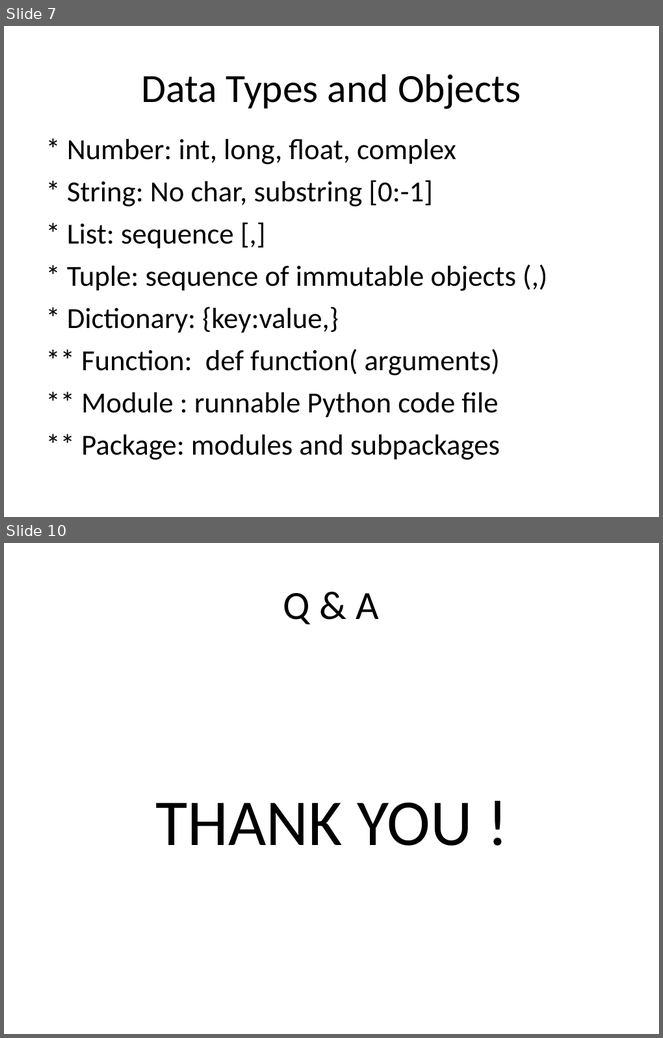
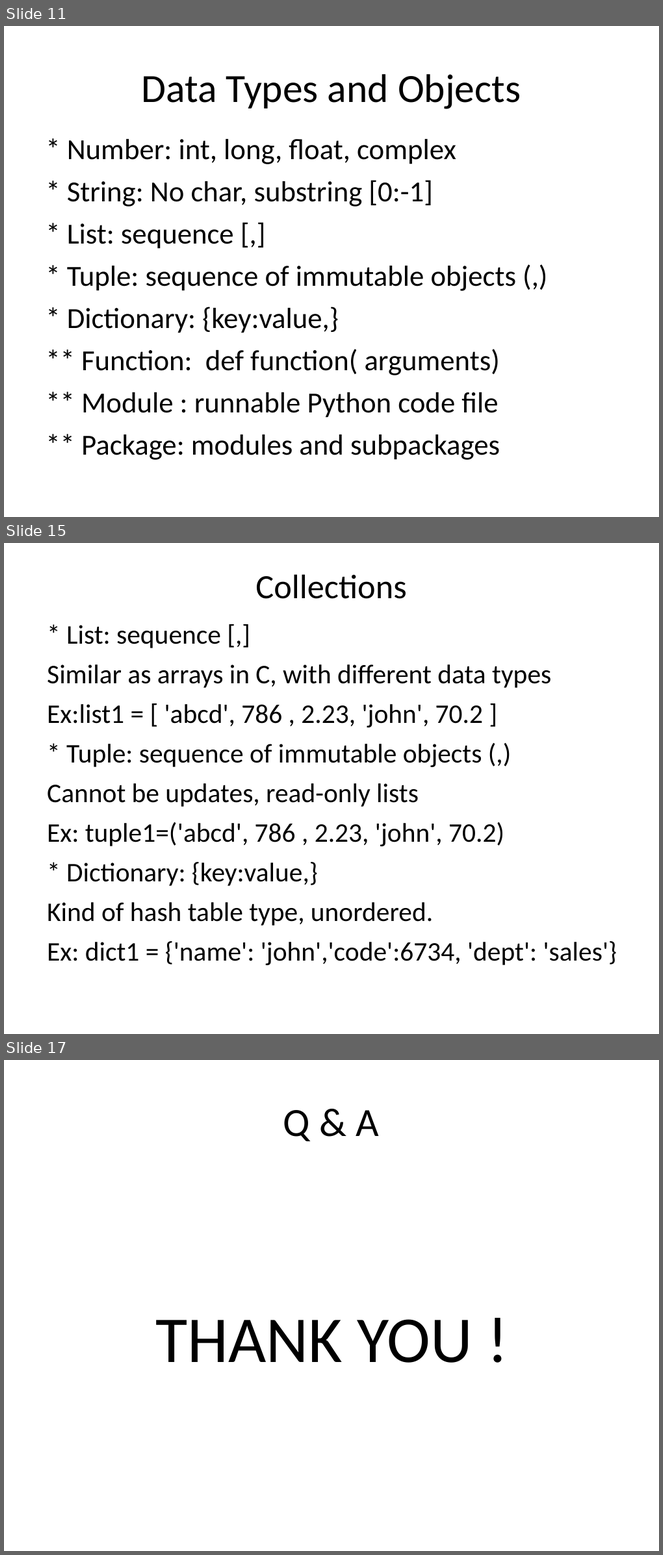
Before and after one commit to robin3795/Data, a slide deck: Python.ppt. Shown one above the other, each under a label of ours: slides 7 and 10 before the commit, slides 11, 15 and 17 after it; the slides between them are not shown. The pictures are 663x1038 and 663x1555 pixels, drawn with LibreOffice and Linux fonts; fonts in the diff are those of the drawing. Boxes give left, top, right and bottom in pixels: in the first picture for what was removed or moved away, otherwise in the second. Text is boxed around its words. In the diff, an @@ line names an element or a change of style, - is before the commit and + after.

```diff
--- a/Python.ppt
+++ b/Python.ppt
@@ slide 15 added at (4,543,659,1034), background #FFFFFF @@
@@ free added at (36,561,627,609), 37.4 pt, text #000000 @@
+Collections
@@ free added at (38,614,629,1017), 29.6 pt, text #000000 @@
+* List: sequence [,]
+Similar as arrays in C, with different data types
+Ex:list1 = [ 'abcd', 786 , 2.23, 'john', 70.2 ]
+* Tuple: sequence of immutable objects (,)
+Cannot be updates, read-only lists
+Ex: tuple1=('abcd', 786 , 2.23, 'john', 70.2)
+* Dictionary: {key:value,}
+Kind of hash table type, unordered.
+Ex: dict1 = {'name': 'john','code':6734, 'dept': 'sales'}
@@ what was slide 7 is now slide 11 @@
@@ what was slide 10 is now slide 17 @@
```
Also in this commit, not shown: 3 slides changed, 8 other slides added, 2 slides removed.
